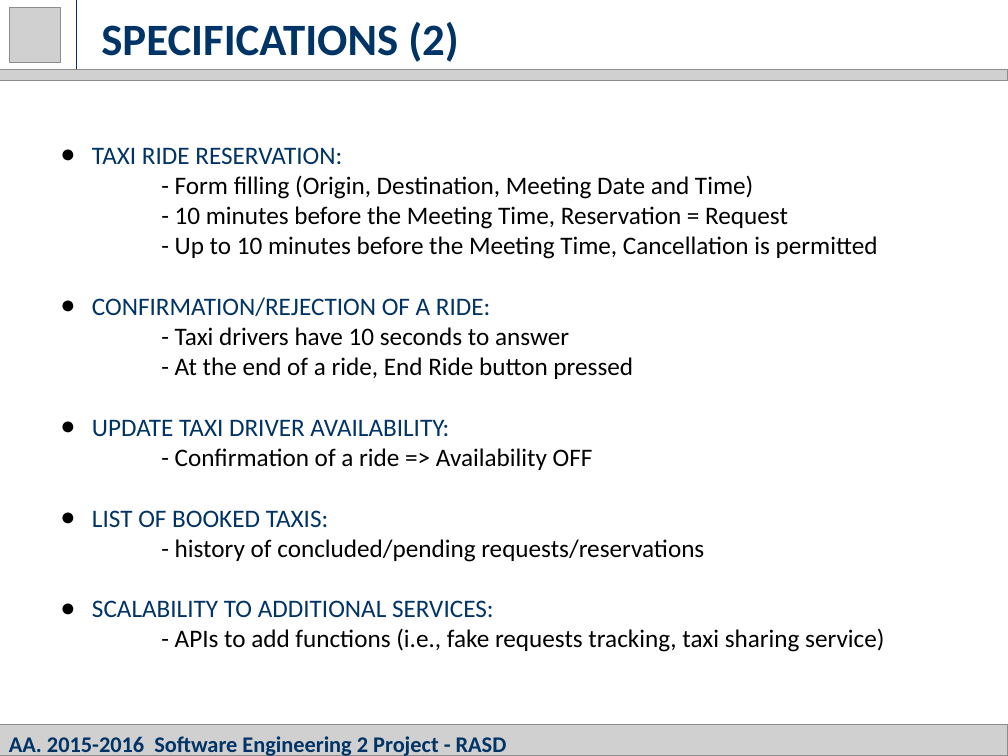
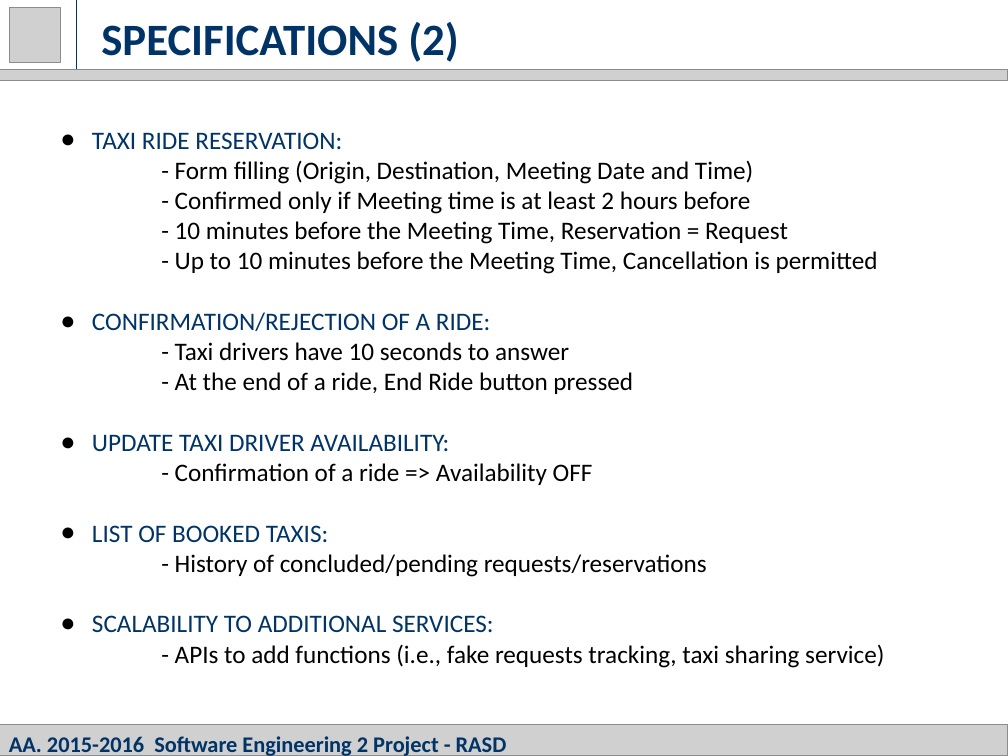
Before and after one commit to christianzichichi/SE2-Project, a slide deck: slide 10 of SlidesForPresentations/rasd_myTaxiService_slides.pptx. Drawn at 1008x756 pixels with LibreOffice and Linux fonts; fonts in the diff are those of the drawing; grey boxes stand for pictures. Boxes give left, top, right and bottom in pixels: in the first picture for what was removed or moved away, otherwise in the second. Text is boxed around its words. In the diff, an @@ line names an element or a change of style, - is before the commit and + after.

Commit message:
RASD slides bugfix

```diff
--- a/SlidesForPresentations/rasd_myTaxiService_slides.pptx
+++ b/SlidesForPresentations/rasd_myTaxiService_slides.pptx
@@ text at <box>175,191,750,214</box>: paragraph added @@
+- Confirmed only if Meeting time is at least 2 hours before
@@ text at <box>175,554,707,577</box>: text changed @@
-- history of concluded/pending requests/reservations
+- History of concluded/pending requests/reservations
```
